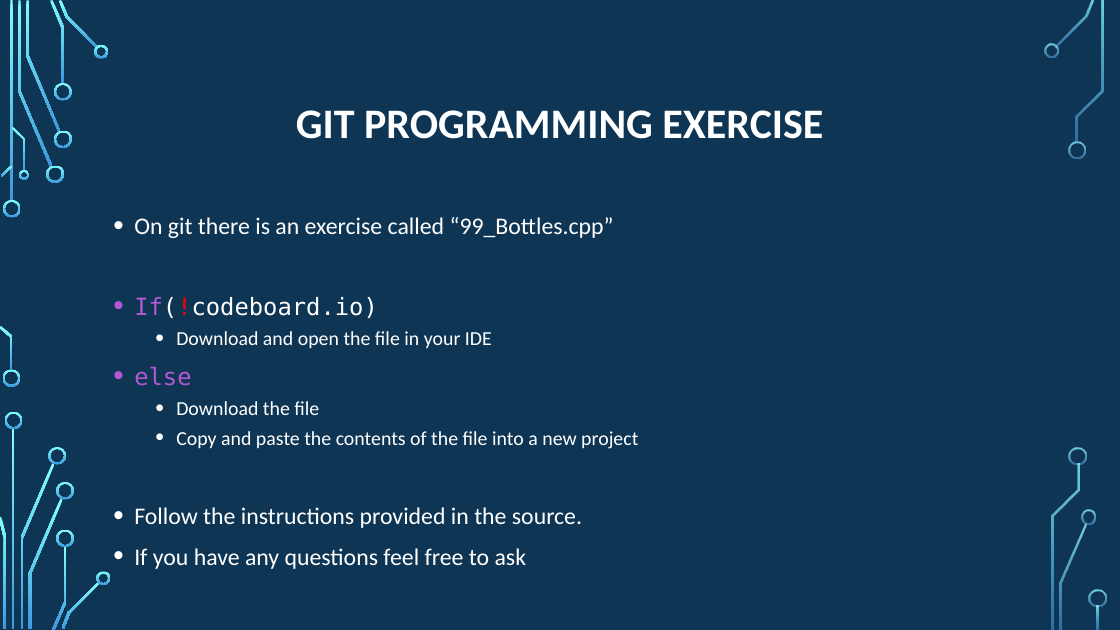
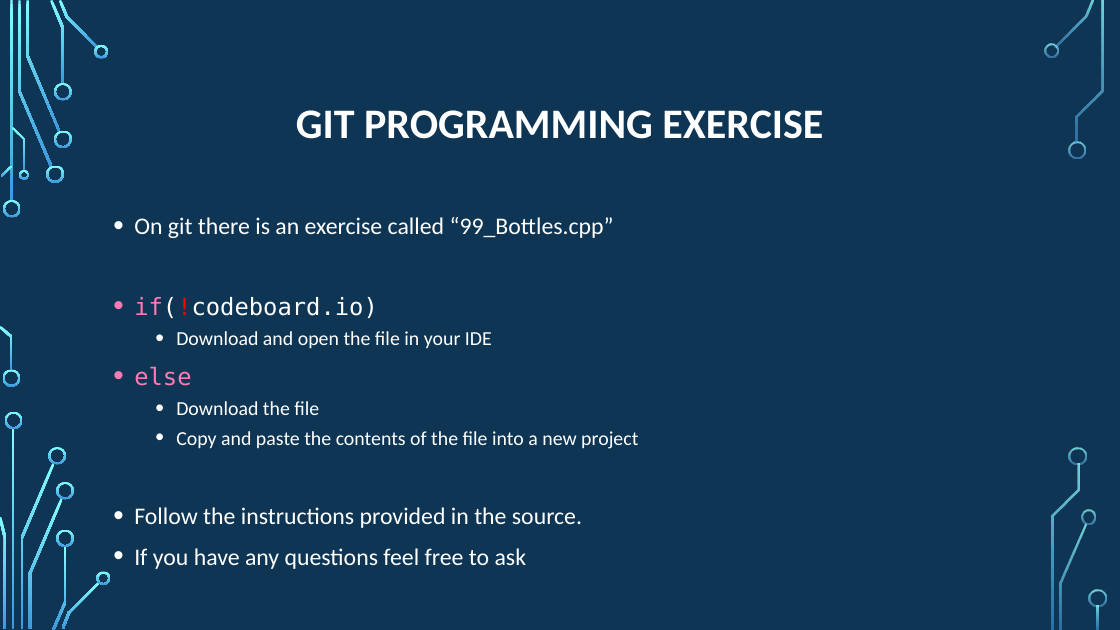
Before and after one commit to psypdt/ZIS_C-_Summer_Course_2019, a slide deck: slide 43 of Day_3/Day_3.pptx. Drawn at 1120x630 pixels with LibreOffice and Linux fonts; fonts in the diff are those of the drawing; background and template pictures are left out. Boxes give left, top, right and bottom in pixels: in the first picture for what was removed or moved away, otherwise in the second. Text is boxed around its words. In the diff, an @@ line names an element or a change of style, - is before the commit and + after.

```diff
--- a/Day_3/Day_3.pptx
+++ b/Day_3/Day_3.pptx
@@ text at (134, 297, 378, 318): text changed @@
-• If(!codeboard.io)
+• if(!codeboard.io)
@@ text at (134, 366, 191, 386): text colour #B258D3 to #FF79B2 in "else" @@
```
Also in this commit, not shown: 22 other slides changed, 4 slides added.
